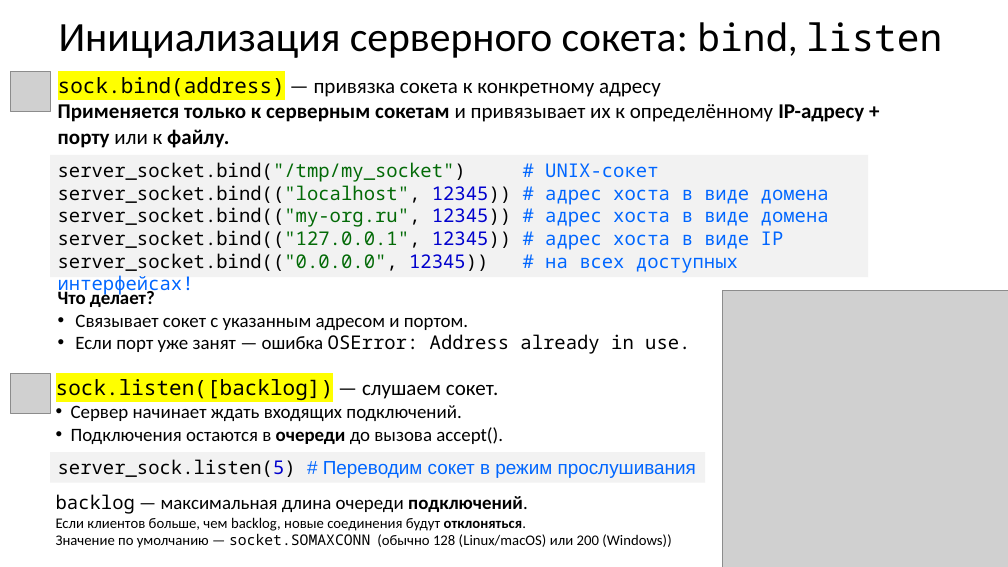
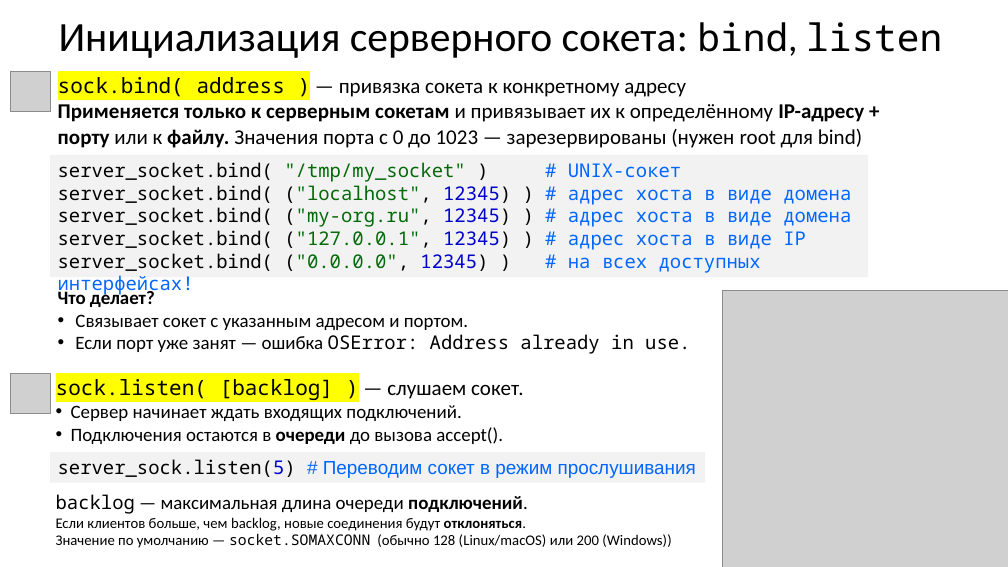
Before and after one commit to xtrueman/network_programming, a slide deck: slide 12 of Sockets.pptx (slide 11 before the commit). Drawn at 1008x567 pixels with LibreOffice and Linux fonts; fonts in the diff are those of the drawing; grey boxes stand for pictures. Boxes give left, top, right and bottom in pixels: in the first picture for what was removed or moved away, otherwise in the second. Text is boxed around its words. In the diff, an @@ line names an element or a change of style, - is before the commit and + after.

```diff
--- a/Sockets.pptx
+++ b/Sockets.pptx
@@ text at bbox=[58, 77, 864, 148]: text changed @@
-sock.bind(address) — привязка сокета к конкретному адресу
-Применяется только к серверным сокетам и привязывает их к определённому IP-адресу + порту или к файлу.
+sock.bind( address ) — привязка сокета к конкретному адресу
+Применяется только к серверным сокетам и привязывает их к определённому IP-адресу + порту или к файлу. Значения порта с 0 до 1023 — зарезервированы (нужен root для bind)
@@ text in rectangle at bbox=[58, 162, 851, 273]: spaces changed @@
-server_socket.bind("/tmp/my_socket") # UNIX-сокет
-server_socket.bind(("localhost", 12345)) # адрес хоста в виде домена
-server_socket.bind(("my-org.ru", 12345)) # адрес хоста в виде домена
-server_socket.bind(("127.0.0.1", 12345)) # адрес хоста в виде IP
-server_socket.bind(("0.0.0.0", 12345)) # на всех доступных интерфейсах!
+server_socket.bind( "/tmp/my_socket" ) # UNIX-сокет
+server_socket.bind( ("localhost", 12345) ) # адрес хоста в виде домена
+server_socket.bind( ("my-org.ru", 12345) ) # адрес хоста в виде домена
+server_socket.bind( ("127.0.0.1", 12345) ) # адрес хоста в виде IP
+server_socket.bind( ("0.0.0.0", 12345) ) # на всех доступных интерфейсах!
@@ text at bbox=[56, 379, 523, 400]: spaces changed @@
-sock.listen([backlog]) — слушаем сокет.
+sock.listen( [backlog] ) — слушаем сокет.
```
Also in this commit, not shown: 10 other slides changed, 13 slides added, 5 other files.
